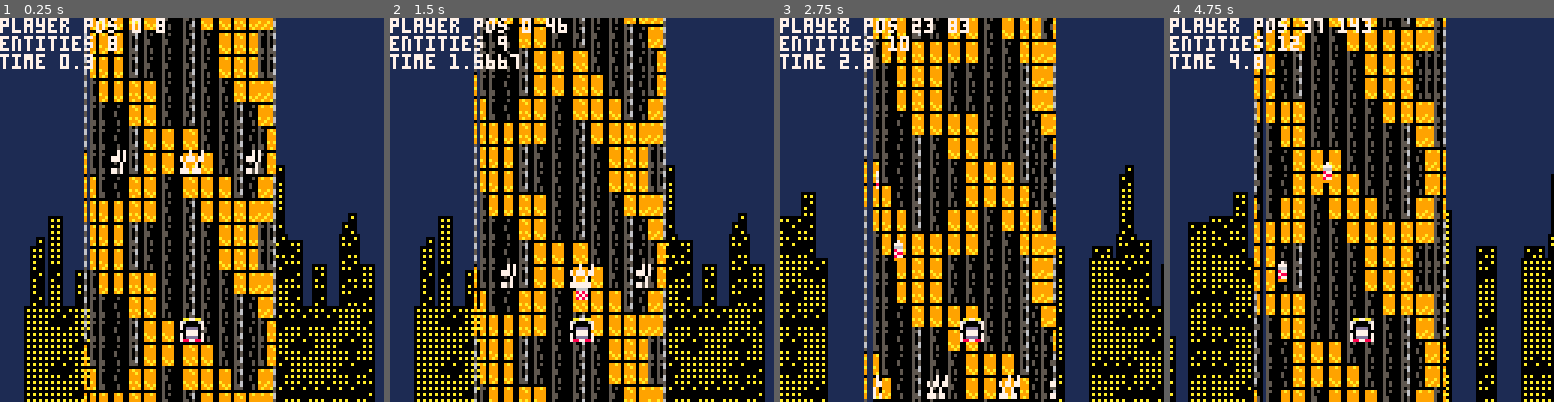
Above: before the commit, frames 1-4 (left to right).
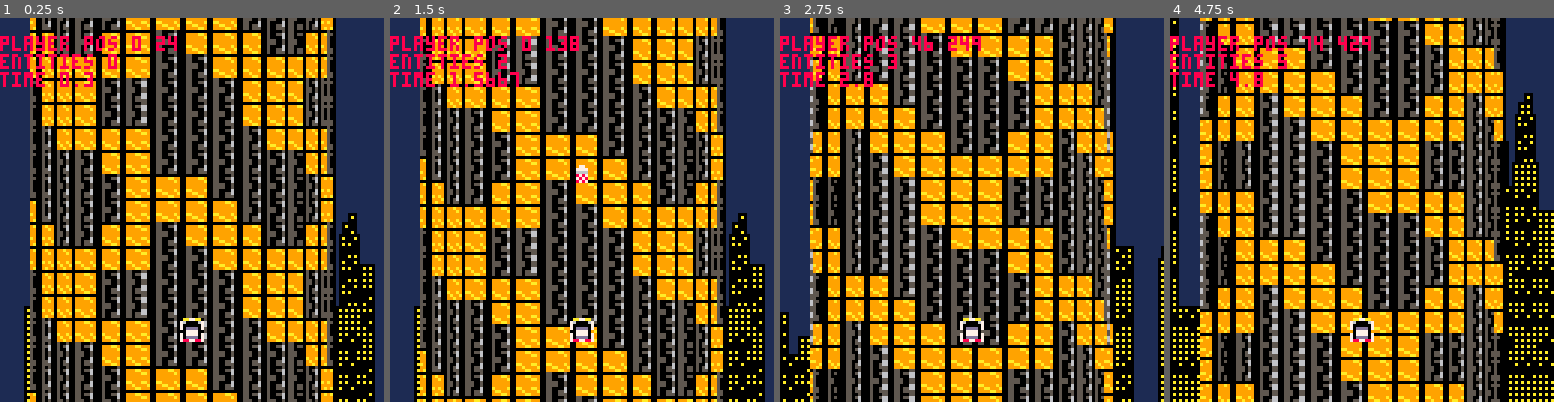
Above: after the commit, the same moments.

Repository: totobono4/microtower
Game: PICO-8 cartridge microtower.p8
Two runs of this game, one before a commit and one after it. Both use one fixed random seed, a clock stepped at 60 frames per second and the inputs below.
Inputs:
- Up to frame 1 (0.25 s): no input
- Up to frame 2 (1.5 s): tap X (X key) at 0.33, 1.07 s
- Up to frame 3 (2.75 s): hold Right 1.6-2.1 s; tap X (X key) at 1.85 s; hold Right from 2.47 s (still down)
- Up to frame 4 (4.75 s): tap X (X key) at 2.97, 4.08 s; release Right at 3.03 s; hold Left 3.08-3.58 s; hold Right 4.02-4.68 s

The runs differ from the first frame. In frame 1, 58% of the frame differs, in the area x 0-88%, y 0-100%; in frame 2, 63%; in frame 3, 71%; in frame 4, 72%, in the area x 0-100%, y 0-100%.

Commit message:
last engine fixes and music!

Diff:
--- a/microtower.p8
+++ b/microtower.p8
@@ -6,6 +6,7 @@
 function _init()
 	palt(0,false)
 	palt(15,true)
+	music()
 	load_level(0)
 end
 
@@ -28,7 +29,8 @@
 end
 
 function debug()
-	print("player pos "..tower.p.x.." "..tower.p.y, 7)
+	print("",8)
+	print("player pos "..tower.p.x.." "..tower.p.y)
 	print("entities "..#tower.e)
 	print("time "..game_time)
 
@@ -66,22 +68,10 @@
 }
 
 e_ids={
-	spikes=1,
-
-	rocket=2,
+	rocket=1,
 }
 
 e_dat={
-	[e_ids.spikes]={
-		s={
-			x=0*8,
-			y=4*8,
-			w=8,
-			h=8,
-		},
-		attached=true,
-		pattern=function(self)end,
-	},
 	[e_ids.rocket]={
 		s={
 			x=1*8,
@@ -91,7 +81,7 @@
 		},
 		attached=false,
 		pattern=function(self)
-			self.y+=1
+			self.y+=4
 		end,
 	},
 }
@@ -143,26 +133,19 @@
 		m=maps.void,
 		b=buildings.default,
 		e={
-			{id=1,x=0,y=64},
-			{id=1,x=16,y=64},
-			{id=1,x=32,y=64},
-			{id=1,x=48,y=64},
-			{id=1,x=64,y=64},
-			{id=1,x=80,y=64},
-			{id=1,x=96,y=64},
-			{id=1,x=112,y=64},
 		},
 	}
 }
 
 tower={}
 speed={
-	x=1,
-	y=1,
+	x=2,
+	y=3,
 }
 game_time=0
-rocket_cooldown=.5
+rocket_cooldown=.1
 last_rocket=0
+tower_thickness=2
 -->8
 -- base functions
 
@@ -255,8 +238,8 @@
 			local x=j*8-p.x%8
 			local y=i*8-p.y%8
 
-			local rotation=cos((-p.x+x)/256)
-			local position=-sin((-p.x+x)/256)*4
+			local rotation=cos((-p.x+x)/256)*tower_thickness
+			local position=-sin((-p.x+x)/256)*tower_thickness*3.14
 
 			if rotation<0 then
 				goto skipdrawbloc
@@ -282,12 +265,9 @@
 	local p=tower.p
 	for e in all(tower.e) do
 		local rotation=cos((-p.x+e.x)/128)
-		local position=-sin((-p.x+e.x)/128)*4
+		local position=-sin((-p.x+e.x)/128)*tower_thickness*3.14
 
 		if rotation<0 then
-			goto skipdrawentity
-		end
-		if position<-3.8 then
 			goto skipdrawentity
 		end
 
@@ -381,14 +361,6 @@
 10a0a0a0110a0a011000000011000a010a0a0a0a000000000a0a0111000a01110111111100000000000000000000000000000000000000000000000005006000
 10000000110000011000000011000001000000000000000000000111000001110111111100000000000000000000000000000000000000000000000005056000
 10a0a0a0110a0a011000a0a0110a00010a0a0a0a0a0a000a0a0a01110a0001110111111100000000000000000000000000000000000000000000000005055000
-fff7fff7000000000000000000000000000000000000000000000000000000000000000000000000000000000000000000000000000000000000000000000000
-fff7fff7000000000000000000000000000000000000000000000000000000000000000000000000000000000000000000000000000000000000000000000000
-7f777f77000000000000000000000000000000000000000000000000000000000000000000000000000000000000000000000000000000000000000000000000
-7f777f77000000000000000000000000000000000000000000000000000000000000000000000000000000000000000000000000000000000000000000000000
-f7fff7ff000000000000000000000000000000000000000000000000000000000000000000000000000000000000000000000000000000000000000000000000
-f7fff7ff000000000000000000000000000000000000000000000000000000000000000000000000000000000000000000000000000000000000000000000000
-777f777f000000000000000000000000000000000000000000000000000000000000000000000000000000000000000000000000000000000000000000000000
-777f777f000000000000000000000000000000000000000000000000000000000000000000000000000000000000000000000000000000000000000000000000
 __map__
 1010101010101010101010101010101010101010223435381010101010101010040404040404040400000000000000000000000000000000000000000000000000000000000000000000000000000000000000000000000000000000000000000000000000000000000000000000000000000000000000000000000000000000
 1010101010101010101010101010101010101010343434381010101010101010040404040404040400000000000000000000000000000000000000000000000000000000000000000000000000000000000000000000000000000000000000000000000000000000000000000000000000000000000000000000000000000000
